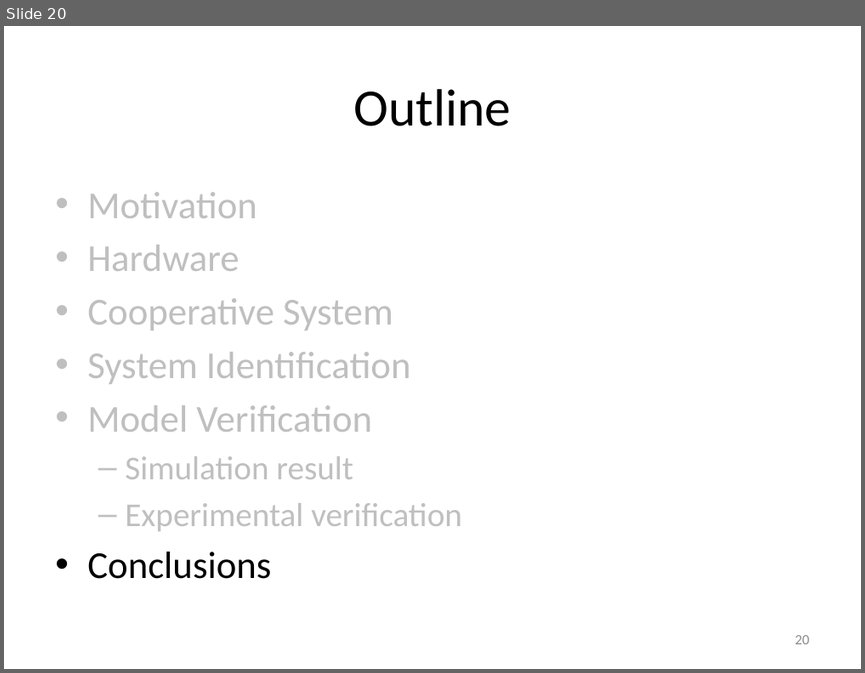
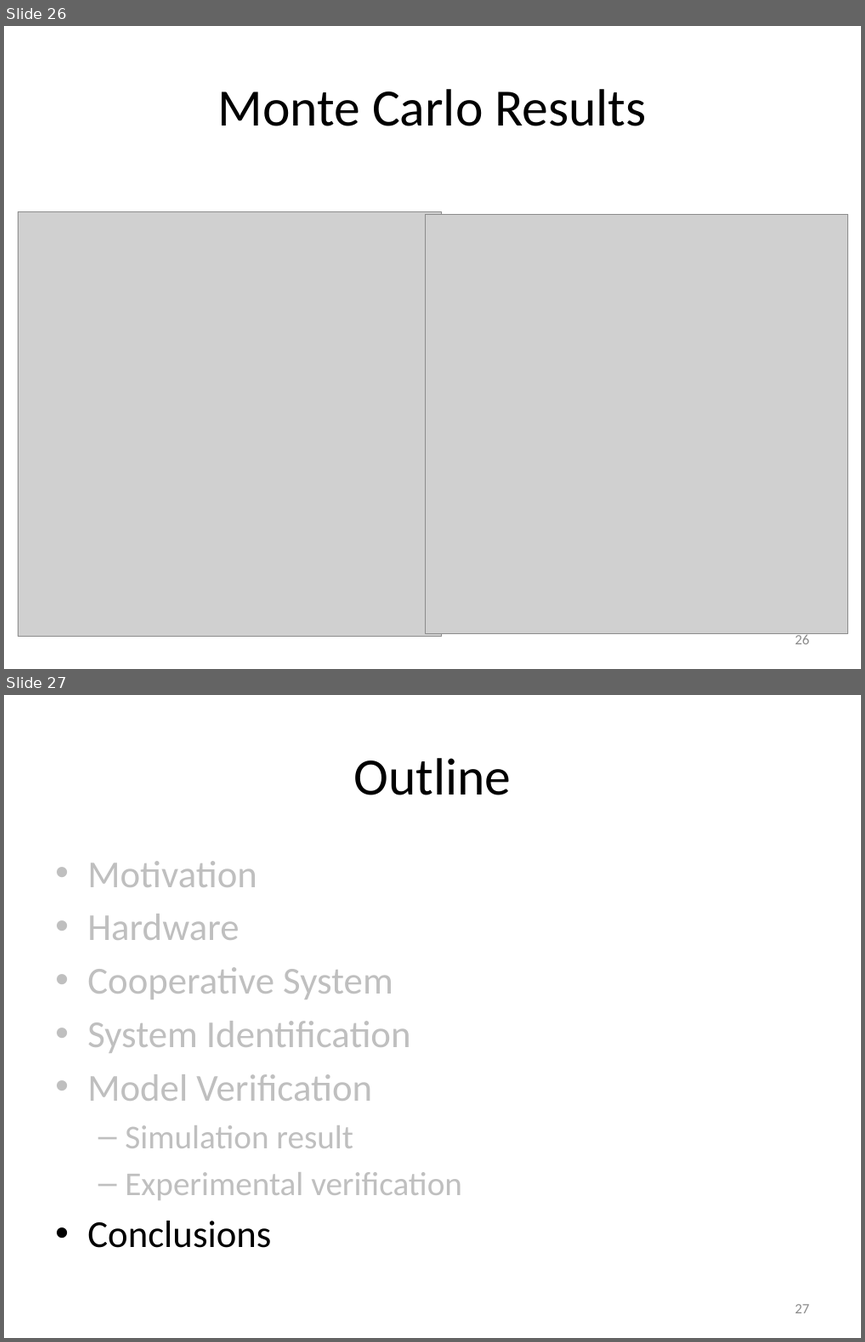
Before and after one commit to ryanjulian/manuscript-aamas2013, a slide deck: presentation/AAMAS_2013.pptx. Shown one above the other, each under a label of ours: slide 20 before the commit, slides 26 and 27 after it. The pictures are 865x673 and 865x1342 pixels, drawn with LibreOffice and Linux fonts; fonts in the diff are those of the drawing; grey boxes stand for pictures. Boxes give left, top, right and bottom in pixels: in the first picture for what was removed or moved away, otherwise in the second. Text is boxed around its words. In the diff, an @@ line names an element or a change of style, - is before the commit and + after.

```diff
--- a/presentation/AAMAS_2013.pptx
+++ b/presentation/AAMAS_2013.pptx
@@ slide 26 added at <box>4,26,861,669</box>, background #FFFFFF @@
@@ title added at <box>218,89,646,126</box>, 44 pt, text #000000 @@
+Monte Carlo Results
@@ picture added at <box>18,212,441,636</box> @@
@@ picture added at <box>426,214,848,633</box> @@
@@ page number added at <box>794,633,809,644</box>, 12 pt, text #8C8C8C @@
+26
@@ what was slide 20 is now slide 27 @@
@@ page number at <box>794,1304,809,1313</box>: text changed @@
-20
+27
```
Also in this commit, not shown: 9 slides changed, 7 other slides added, 3 other files.
